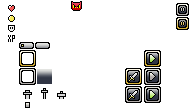
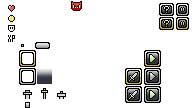
Comparing the layer stacks of the two 192 × 108 images. Changes:
added group "Help Button" with 12 layers above "Pause Button" over [159, 3, 174, 30]
added group "Hover" (1st of 5, in "Help Button") with 5 layers in group "Help Button" over [159, 17, 174, 30]
added layer "Layer 50" in group "Hover" over [159, 17, 174, 30]
added layer "Layer 46 copy 2" in group "Hover" over [163, 20, 170, 27]
added layer "Layer 52" in group "Hover" over [164, 19, 169, 27]
added layer "Layer 27" (1st of 3, in "Help Button" › "Hover") in group "Hover" over [161, 19, 172, 28]
added layer "Layer 28" (1st of 3, in "Help Button" › "Hover") in group "Hover" over [160, 18, 173, 29]
added group "Normal" (1st of 5, in "Help Button") with 5 layers in group "Help Button" over [159, 3, 174, 16]
added layer "Layer 49" in group "Normal" over [159, 3, 174, 16]
added layer "Layer 46" in group "Normal" over [163, 6, 170, 13]
added layer "Layer 51" in group "Normal" over [164, 6, 169, 13]
added layer "Layer 47" in group "Normal" over [161, 6, 172, 13]
added layer "Layer 48" in group "Normal" over [160, 4, 173, 15]
hid "Layer 45" over [19, 42, 34, 49]
hid "Layer 46 copy" over [20, 43, 33, 48]
